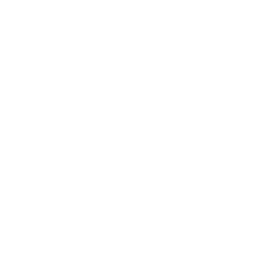
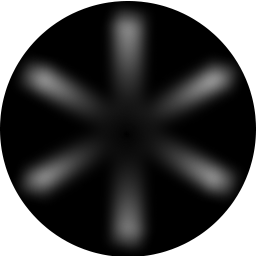
Before/after of a 256 x 256 layered artwork. What changed in the layer stack:
showed "Ellipse 3" over [0, 1, 256, 256]
